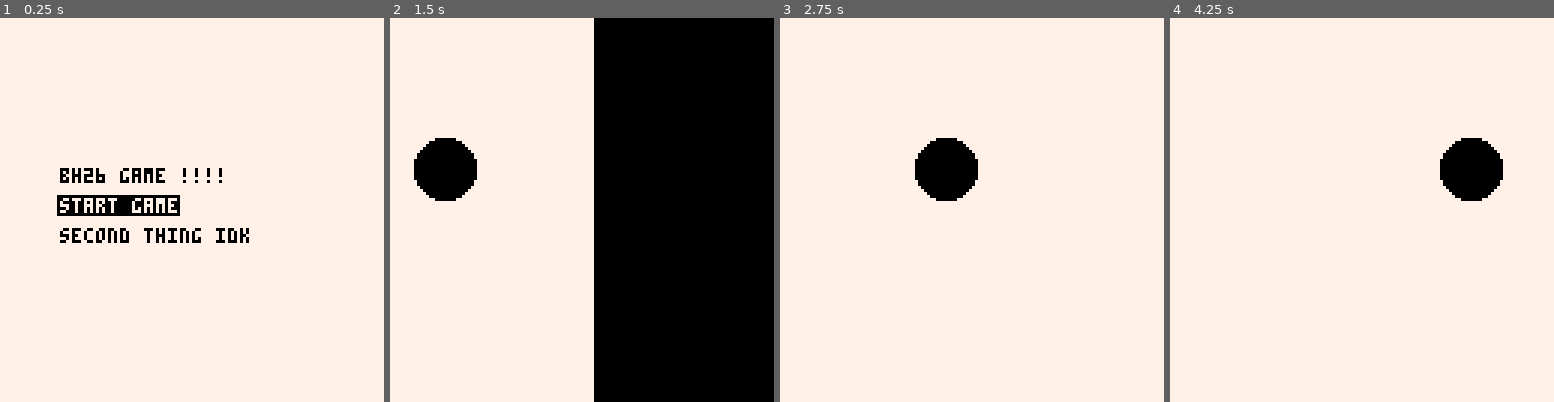
Above: before the commit, frames 1-4 (left to right).
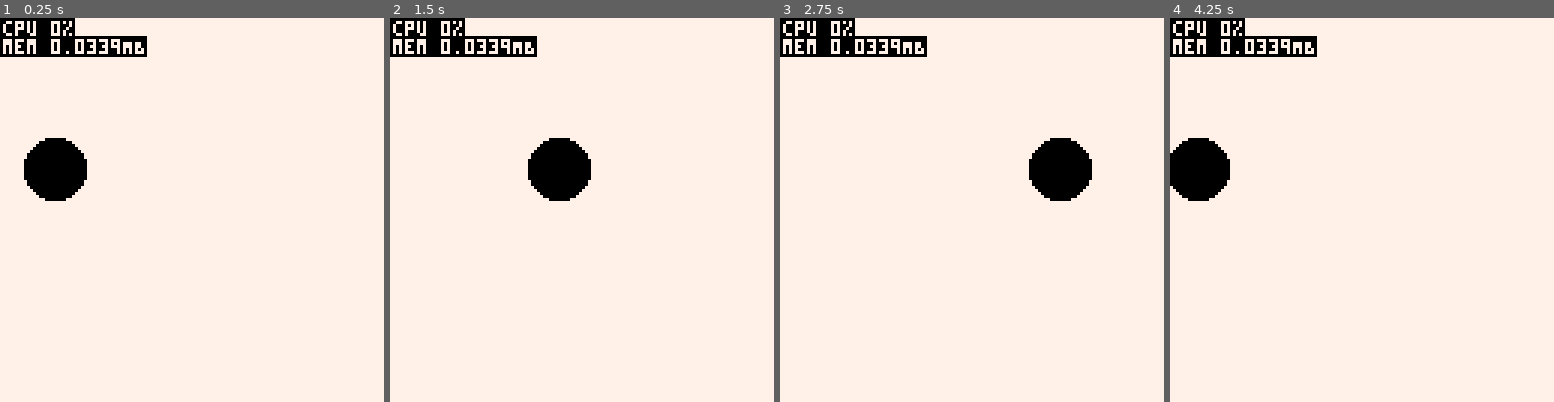
Above: after the commit, the same moments.

Repository: wsasaki01/bath-hack-2026
Game: PICO-8 cartridge bh26.p8
Two runs of this game, one before a commit and one after it. Both use one fixed random seed, a clock stepped at 60 frames per second and the inputs below.
Inputs:
- Up to frame 1 (0.25 s): no input
- Up to frame 2 (1.5 s): tap O (Z key) at 0.7 s
- Up to frame 3 (2.75 s): hold Right 1.6-2.1 s; tap O (Z key) at 1.7, 2.1, 2.5 s; hold Up 2.15-2.42 s; hold Right from 2.47 s (still down)
- Up to frame 4 (4.25 s): tap O (Z key) every 0.4 s from 2.9 to 4.1 s; release Right at 3.03 s; hold Left 3.08-3.58 s; hold Down 3.63-3.97 s; hold Right from 4.02 s (still down)

The runs differ from the first frame. In frame 1, 6.4% of the frame differs, in the area x 0-65%, y 0-59%; in frame 2, 53%, in the area x 0-100%, y 0-100%; in frame 3, 6.3%; in frame 4, 6.3%.

Commit message:
cpu and mem stats

Diff:
--- a/draw.lua
+++ b/draw.lua
@@ -21,4 +21,8 @@
 		local x = (30-counters.trans_cnt)/30 * 256
 		rectfill(x-128, 0, x, 128, 0)
 	end
+
+	-- DEBUG: CPU and Mem usage
+	print("\#0cpu "..tostr(flr(stat(1)*100)).."%",1,1,7)
+	print("\#0mem "..tostr(stat(0)/1024).."MB")
 end
--- a/init.lua
+++ b/init.lua
@@ -18,6 +18,10 @@
 	-- Main menu selected option index
 	menu_idx = 1
 
+	-- DEBUG: Launch to game
+	menu = 2
+	init_game()
+
 end
 
 function init_game()
--- a/output/draw_out.lua
+++ b/output/draw_out.lua
@@ -21,4 +21,8 @@
 		local x = (30-counters.trans_cnt)/30 * 256
 		rectfill(x-128, 0, x, 128, 0)
 	end
+
+
+	print("\#0cpu "..tostr(flr(stat(1)*100)).."%",1,1,7)
+	print("\#0mem "..tostr(stat(0)/1024).."MB")
 end
--- a/output/init_out.lua
+++ b/output/init_out.lua
@@ -18,6 +18,10 @@
 
 	menu_idx = 1
 
+
+	menu = 2
+	init_game()
+
 end
 
 function init_game()
--- a/output/projectiles_out.lua
+++ b/output/projectiles_out.lua
@@ -1,22 +1,26 @@
 
-proj = {
+proj_parent = {
 	size=10,
 }
 
 function create_proj(x, y, type)
-	local e = {}
+	local proj = {}
 	if type == 0 then
-		e = {
+		proj = {
 			x=x, y=y,
 			draw = function(self)
 				circfill(self.x, self.y, self.size, 0)
 			end,
 			update = function(self)
 				self.x += 1
+
 				if (self.x > 128) self.x = 0
+
+
+
 			end,
 		}
 	end
 
-	return setmetatable(e, {__index=proj})
+	return setmetatable(proj, {__index=proj_parent})
 end
--- a/output/update_out.lua
+++ b/output/update_out.lua
@@ -38,3 +38,8 @@
 		if (menu==1) menu=2 init_game()
 	end
 end
+
+
+function collide(x1,y1,w1,h1,x2,y2,w2,h2)
+ return abs(x2+w2/2-x1-w1/2)<=w1/2+w2/2 and abs(y2+h2/2-y1-h1/2)<=h1/2+h2/2
+end
